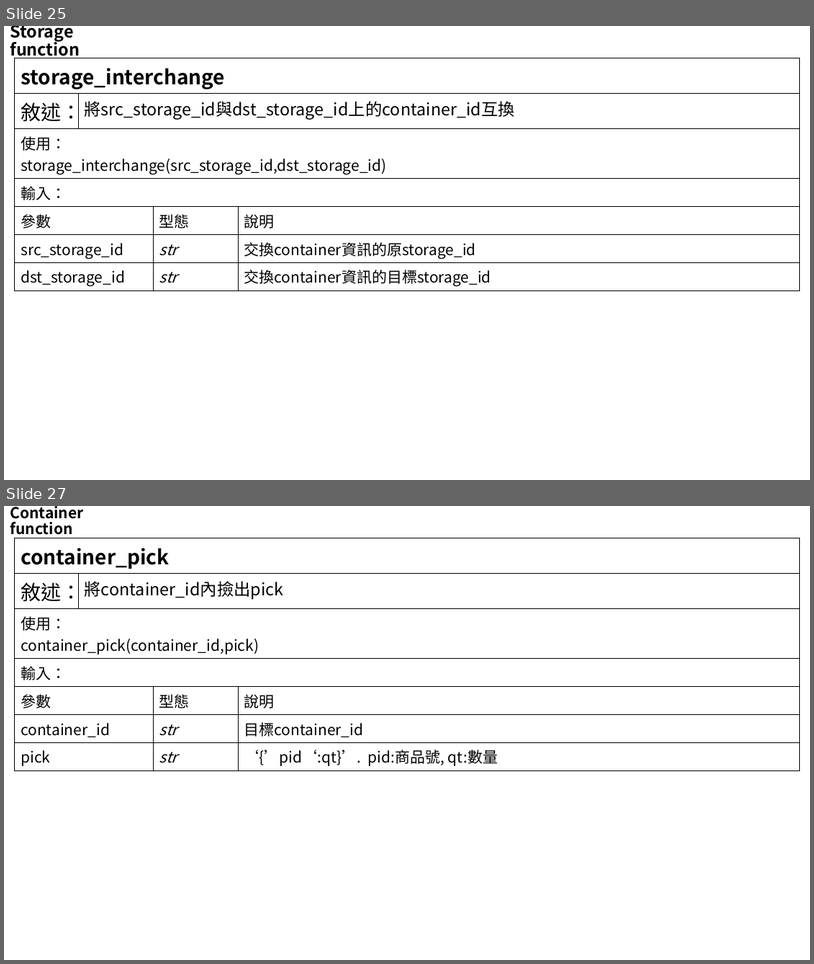
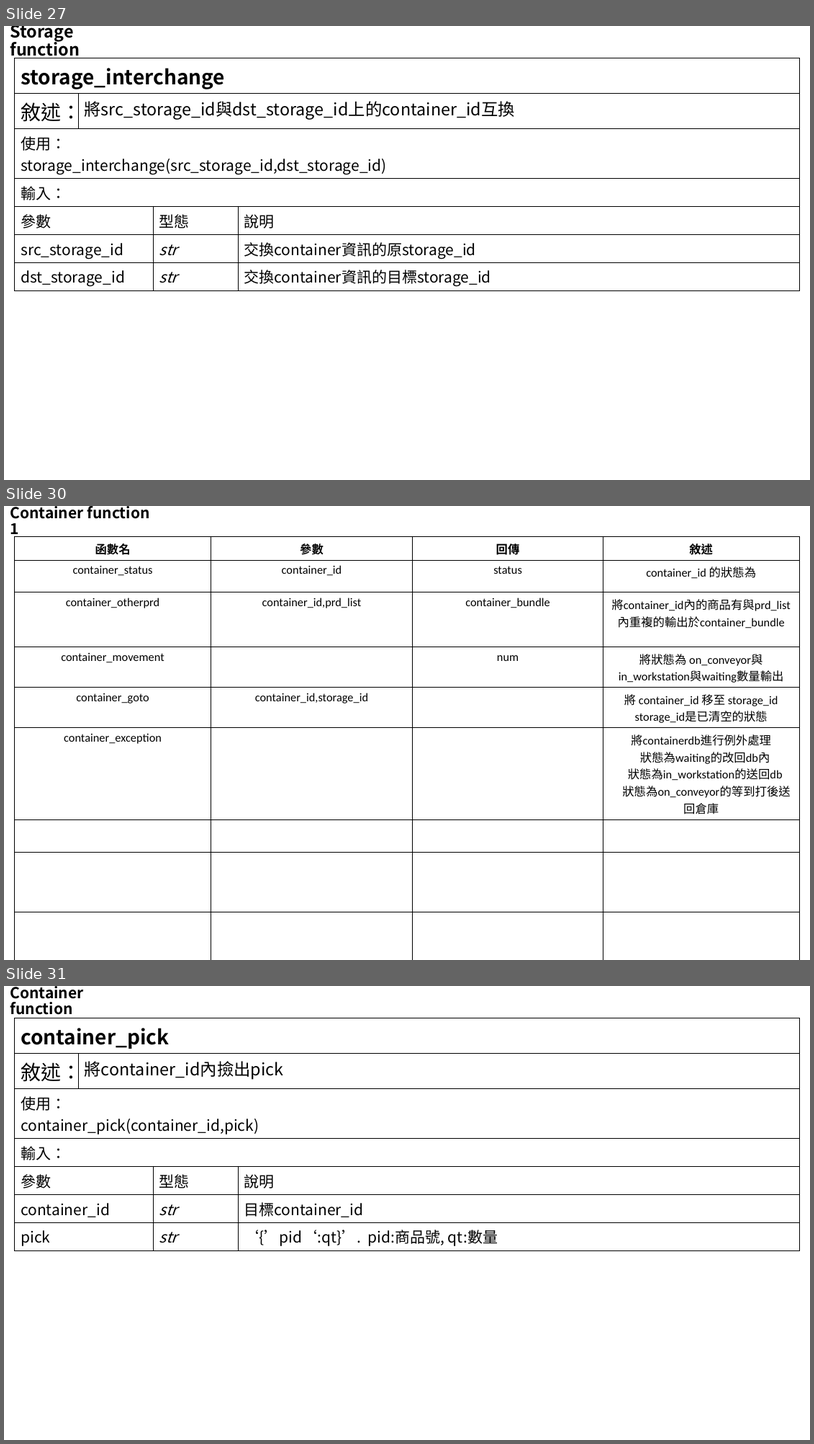
Before and after one commit to ethan1226/asrs_ofai, a slide deck: flowchart.pptx. Shown one above the other, each under a label of ours: slides 25 and 27 before the commit, slides 27, 30 and 31 after it; the slides between them are not shown. The pictures are 814x964 and 814x1444 pixels, drawn with LibreOffice and Linux fonts; fonts in the diff are those of the drawing. Boxes give left, top, right and bottom in pixels: in the first picture for what was removed or moved away, otherwise in the second. Text is boxed around its words. In the diff, an @@ line names an element or a change of style, - is before the commit and + after.

```diff
--- a/flowchart.pptx
+++ b/flowchart.pptx
@@ slide 30 added at [4, 506, 810, 960], background #FFFFFF @@
@@ title added at [10, 506, 149, 538], 18 pt, text #000000, bold @@
+Container function 1
@@ table added at [15, 537, 800, 960], 11 rows, 4 columns @@
+函數名 | 參數 | 回傳 | 敘述
+container_status | container_id | status | container_id 的狀態為
+container_otherprd | container_id,prd_list | container_bundle | 將container_id內的商品有與prd_list內重複的輸出於container_bundle
+container_movement |  | num | 將狀態為 on_conveyor與in_workstation與waiting數量輸出
+container_goto | container_id,storage_id |  | 將 container_id 移至 storage_id storage_id是已清空的狀態
+container_exception |  |  | 將containerdb進行例外處理 / 狀態為waiting的改回db內 / 狀態為in_workstation的送回db / 狀態為on_conveyor的等到打後送回倉庫
+ |  |  | 
+ |  |  | 
+ |  |  | 
+ |  |  | 
+ |  |  | 
@@ what was slide 25 is now slide 27 @@
@@ what was slide 27 is now slide 31 @@
```
Also in this commit, not shown: 11 slides changed, 15 other slides added, 4 slides removed.
